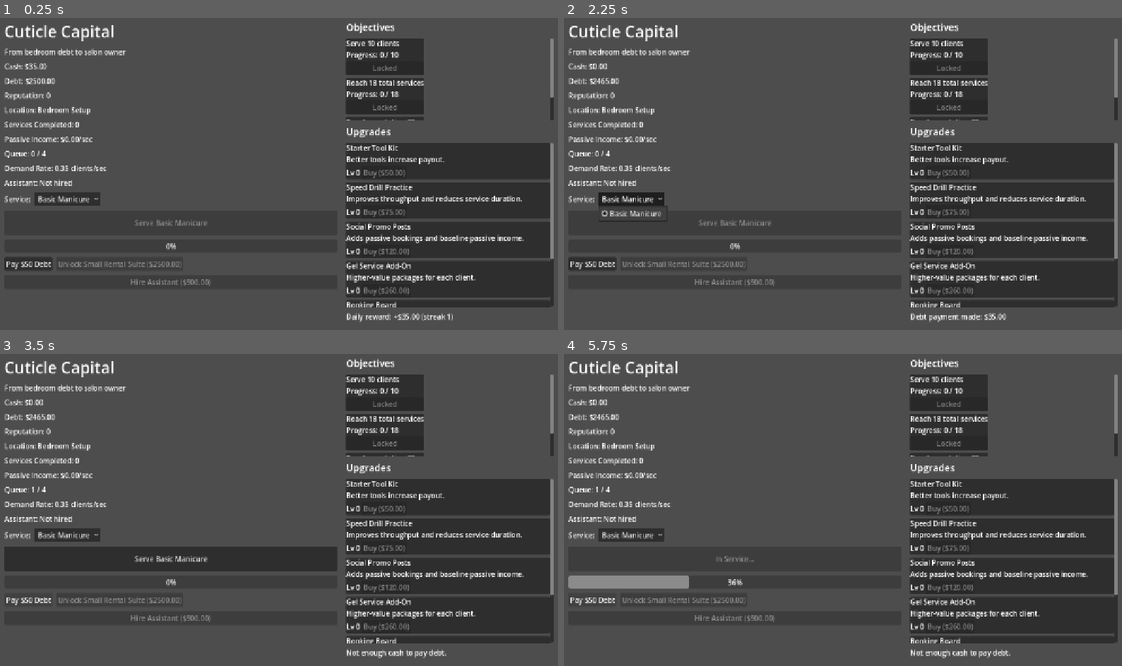
Above: before the commit, frames 1-4 (two rows, left to right).
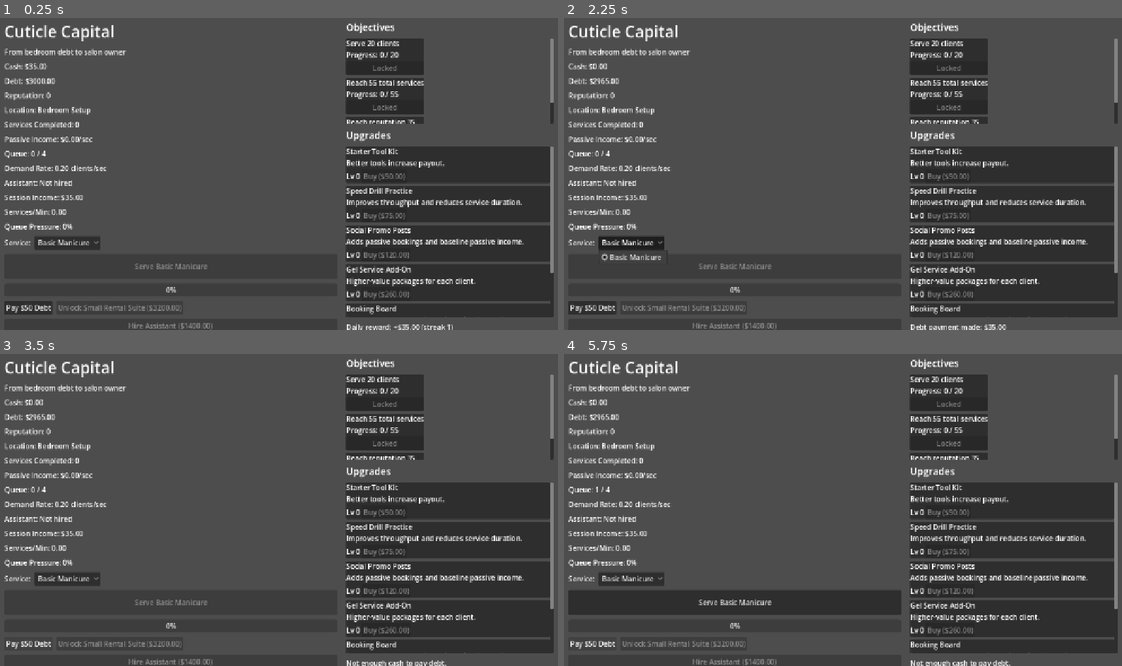
Above: after the commit, the same moments.

Repository: TinyRocketLaunch/cuticle-capital-game
Game: Godot game, scene res://scenes/Main.tscn
Same seed, same stepped clock (60 frames per second), same inputs: the game is played once before the commit and once after it.
Inputs (mouse positions are in pixels of both pictures, inside the frame that each line leads up to):
- Up to frame 1 (0.25 s): no input
- Up to frame 2 (2.25 s): click "Basic Manicure" at 0.5 s; click "Pay $50 Debt" at 1.25 s; click "Basic Manicure" at 2 s
- Up to frame 3 (3.5 s): click "Pay $50 Debt" at 2.75 s
- Up to frame 4 (5.75 s): click (736, 559) at 3.5 s, where only the run before the commit has a clickable "Serve Basic Manicure"; click "Basic Manicure" at 4.25 s; click "Pay $50 Debt" at 5 s

The runs differ from the first frame. In frame 1, 10% of the frame differs, in the area x 0-100%, y 7-100%; in frame 2, 11%; in frame 3, 14%; in frame 4, 13%.

Commit message:
Add telemetry, balance pass, and web export workflow

Diff:
--- a/godot/data/economy.json
+++ b/godot/data/economy.json
@@ -1,7 +1,7 @@
 {
   "starting_state": {
     "cash": 0,
-    "debt": 2500,
+    "debt": 3000,
     "reputation": 0,
     "location_tier": 0
   },
@@ -9,8 +9,8 @@
     {
       "id": "manicure",
       "name": "Basic Manicure",
-      "duration_sec": 6.0,
-      "payout": 14.0,
+      "duration_sec": 6.5,
+      "payout": 12.0,
       "reputation_gain": 1,
       "unlock": {
         "type": "always"
@@ -19,62 +19,62 @@
     {
       "id": "pedicure",
       "name": "Pedicure",
-      "duration_sec": 8.5,
-      "payout": 24.0,
+      "duration_sec": 9.0,
+      "payout": 28.0,
       "reputation_gain": 2,
       "unlock": {
         "type": "total_services",
-        "value": 18
+        "value": 55
       }
     }
   ],
   "queue": {
     "base_capacity": 4,
-    "base_demand_per_sec": 0.35,
-    "reputation_demand_scale": 0.01
+    "base_demand_per_sec": 0.2,
+    "reputation_demand_scale": 0.006
   },
   "staff": {
     "assistant": {
-      "hire_cost": 900,
-      "wage_per_sec": 0.12,
-      "payout_mult": 0.72,
+      "hire_cost": 1400,
+      "wage_per_sec": 0.18,
+      "payout_mult": 0.68,
       "speed_mult": 0.9
     }
   },
   "missions": [
     {
       "id": "first_10_clients",
-      "title": "Serve 10 clients",
+      "title": "Serve 20 clients",
       "condition": {
         "type": "total_services",
-        "target": 10
+        "target": 20
       },
       "rewards": {
-        "cash": 140,
+        "cash": 180,
         "reputation": 2
       }
     },
     {
       "id": "pedicure_unlock",
-      "title": "Reach 18 total services",
+      "title": "Reach 55 total services",
       "condition": {
         "type": "total_services",
-        "target": 18
+        "target": 55
       },
       "rewards": {
-        "cash": 220,
+        "cash": 320,
         "reputation": 3
       }
     },
     {
       "id": "suite_ready",
-      "title": "Reach reputation 20",
+      "title": "Reach reputation 35",
       "condition": {
         "type": "reputation",
-        "target": 20
+        "target": 35
       },
       "rewards": {
-        "cash": 300,
+        "cash": 400,
         "reputation": 5
       }
     }
@@ -160,7 +160,7 @@
     {
       "id": "small_suite",
       "name": "Small Rental Suite",
-      "unlock_cost": 2500,
+      "unlock_cost": 3200,
       "required_debt": 0,
       "passive_income_bonus": 0.6,
       "queue_capacity_bonus": 2
--- a/godot/scripts/main.gd
+++ b/godot/scripts/main.gd
@@ -1,6 +1,7 @@
 extends Control
 
 const SAVE_PATH := "user://savegame.json"
+const TELEMETRY_PATH := "user://telemetry.jsonl"
 
 var economy: Dictionary = {}
 var state: Dictionary = {
@@ -39,6 +40,12 @@
 var mission_row_by_id: Dictionary = {}
 var service_option_ids: Array[String] = []
 
+var session_start_timestamp := 0
+var session_start_services := 0
+var session_start_lifetime_earned := 0.0
+var session_elapsed_sec := 0.0
+var queue_full_seconds := 0.0
+
 
 func _ready() -> void:
     if not _load_economy_config():
@@ -48,16 +55,20 @@
     _initialize_state_from_config()
     _build_ui()
     _load_save()
+    _init_session_metrics()
     _apply_daily_login_reward()
     _refresh_derived_stats()
     _refresh_ui()
 
 
 func _process(delta: float) -> void:
+    session_elapsed_sec += delta
     _process_queue_demand(delta)
     _process_manual_service(delta)
     _process_assistant_service(delta)
     _process_passive_income(delta)
+    if int(state["customer_queue"]) >= _compute_queue_capacity():
+        queue_full_seconds += delta
 
     autosave_elapsed += delta
     if autosave_elapsed >= float(economy["save"]["autosave_interval_sec"]):
@@ -211,6 +222,15 @@
     ui["assistant_status"] = Label.new()
     left.add_child(ui["assistant_status"])
 
+    ui["kpi_income"] = Label.new()
+    left.add_child(ui["kpi_income"])
+
+    ui["kpi_spm"] = Label.new()
+    left.add_child(ui["kpi_spm"])
+
+    ui["kpi_queue_pressure"] = Label.new()
+    left.add_child(ui["kpi_queue_pressure"])
+
     var service_row := HBoxContainer.new()
     service_row.add_theme_constant_override("separation", 8)
     left.add_child(service_row)
@@ -397,6 +417,13 @@
     state["lifetime_cash_earned"] = float(state["lifetime_cash_earned"]) + payout
     state["reputation"] = int(state["reputation"]) + _service_reputation_gain(current_service_id)
     state["total_services"] = int(state["total_services"]) + 1
+    _log_telemetry_event("service_complete", {
+        "service_id": current_service_id,
+        "source": "player",
+        "payout": payout,
+        "total_services": int(state["total_services"]),
+        "queue": int(state["customer_queue"])
+    })
     _set_message("%s complete: +$%s" % [_service_name(current_service_id), _fmt_money(payout)])
     _refresh_derived_stats()
     _refresh_ui()
@@ -437,6 +464,13 @@
     state["lifetime_cash_earned"] = float(state["lifetime_cash_earned"]) + payout
     state["reputation"] = int(state["reputation"]) + maxi(1, int(round(_service_reputation_gain(assistant_service_id) * 0.5)))
     state["total_services"] = int(state["total_services"]) + 1
+    _log_telemetry_event("service_complete", {
+        "service_id": assistant_service_id,
+        "source": "assistant",
+        "payout": payout,
+        "total_services": int(state["total_services"]),
+        "queue": int(state["customer_queue"])
+    })
     _set_message("Assistant completed %s: +$%s" % [_service_name(assistant_service_id), _fmt_money(payout)])
     _refresh_derived_stats()
     _refresh_ui()
@@ -507,6 +541,12 @@
     state["cash"] = float(state["cash"]) - float(next_location["unlock_cost"])
     state["location_tier"] = next_idx
     state["reputation"] = int(state["reputation"]) + 10
+    _log_telemetry_event("location_unlock", {
+        "location_id": String(next_location["id"]),
+        "cash_after": float(state["cash"]),
+        "debt_after": float(state["debt"]),
+        "total_services": int(state["total_services"])
+    })
     _set_message("Unlocked: %s" % String(next_location["name"]))
     _refresh_ui()
     _save_game()
@@ -523,6 +563,11 @@
 
     state["cash"] = float(state["cash"]) - cost
     state["assistant_hired"] = true
+    _log_telemetry_event("assistant_hired", {
+        "hire_cost": cost,
+        "cash_after": float(state["cash"]),
+        "total_services": int(state["total_services"])
+    })
     _set_message("Assistant hired. They will auto-serve queued clients.")
     _refresh_ui()
     _save_game()
@@ -542,6 +587,13 @@
     state["cash"] = float(state["cash"]) - cost
     state["upgrade_levels"][upgrade_id] = level + 1
     state["reputation"] = int(state["reputation"]) + int(upgrade["effects"].get("reputation_bonus", 0))
+    _log_telemetry_event("upgrade_purchase", {
+        "upgrade_id": upgrade_id,
+        "new_level": level + 1,
+        "cost": cost,
+        "cash_after": float(state["cash"]),
+        "total_services": int(state["total_services"])
+    })
     _set_message("Purchased %s Lv %d" % [String(upgrade["title"]), level + 1])
     _refresh_derived_stats()
     _refresh_ui()
@@ -566,6 +618,12 @@
     state["lifetime_cash_earned"] = float(state["lifetime_cash_earned"]) + cash_reward
     state["reputation"] = int(state["reputation"]) + rep_reward
     state["missions_claimed"][mission_id] = true
+    _log_telemetry_event("mission_claimed", {
+        "mission_id": mission_id,
+        "cash_reward": cash_reward,
+        "rep_reward": rep_reward,
+        "cash_after": float(state["cash"])
+    })
     _set_message("Objective claimed: +$%s, +%d rep" % [_fmt_money(cash_reward), rep_reward])
     _refresh_ui()
     _save_game()
@@ -683,6 +741,9 @@
     ui["passive"].text = "Passive Income: $%s/sec" % _fmt_money(_compute_passive_income_per_sec())
     ui["queue"].text = "Queue: %d / %d" % [int(state["customer_queue"]), _compute_queue_capacity()]
     ui["demand"].text = "Demand Rate: %.2f clients/sec" % _compute_demand_per_sec()
+    ui["kpi_income"].text = "Session Income: $%s" % _fmt_money(_session_income())
+    ui["kpi_spm"].text = "Services/Min: %.2f" % _services_per_minute()
+    ui["kpi_queue_pressure"].text = "Queue Pressure: %.0f%%" % (_queue_pressure_ratio() * 100.0)
 
     if bool(state.get("assistant_hired", false)):
         if assistant_running:
@@ -958,3 +1019,50 @@
 func _set_message(text: String) -> void:
     if ui.has("message"):
         ui["message"].text = text
+
+
+func _init_session_metrics() -> void:
+    session_start_timestamp = int(Time.get_unix_time_from_system())
+    session_start_services = int(state.get("total_services", 0))
+    session_start_lifetime_earned = float(state.get("lifetime_cash_earned", 0.0))
+    session_elapsed_sec = 0.0
+    queue_full_seconds = 0.0
+    _log_telemetry_event("session_start", {
+        "cash": float(state["cash"]),
+        "debt": float(state["debt"]),
+        "services": int(state["total_services"]),
+        "location_tier": int(state["location_tier"])
+    })
+
+
+func _session_income() -> float:
+    return maxf(0.0, float(state.get("lifetime_cash_earned", 0.0)) - session_start_lifetime_earned)
+
+
+func _services_per_minute() -> float:
+    if session_elapsed_sec <= 1.0:
+        return 0.0
+    var delta_services: int = int(state.get("total_services", 0)) - session_start_services
+    return float(delta_services) * 60.0 / session_elapsed_sec
+
+
+func _queue_pressure_ratio() -> float:
+    if session_elapsed_sec <= 0.1:
+        return 0.0
+    return clampf(queue_full_seconds / session_elapsed_sec, 0.0, 1.0)
+
+
+func _log_telemetry_event(event_name: String, payload: Dictionary) -> void:
+    var log_entry := {
+        "ts": int(Time.get_unix_time_from_system()),
+        "event": event_name,
+        "payload": payload
+    }
+    var file: FileAccess = FileAccess.open(TELEMETRY_PATH, FileAccess.READ_WRITE)
+    if file == null:
+        file = FileAccess.open(TELEMETRY_PATH, FileAccess.WRITE)
+        if file == null:
+            return
+    else:
+        file.seek_end()
+    file.store_line(JSON.stringify(log_entry))
Not shown, changed: .gitignore
Not shown, changed: README.md
Not shown, added: docs/assets/ATTRIBUTION.md
Not shown, added: docs/assets/asset_manifest.md
Not shown, added: docs/assets/open_asset_sources.md
Not shown, changed: godot/README.md
Not shown, added: godot/assets/.gitkeep
Not shown, added: godot/assets/audio/.gitkeep
Not shown, added: godot/assets/sprites/.gitkeep
Not shown, added: godot/assets/tilesets/.gitkeep
Not shown, added: godot/assets/ui/.gitkeep
Not shown, changed: project_context.md
(and 2 more such lines)
